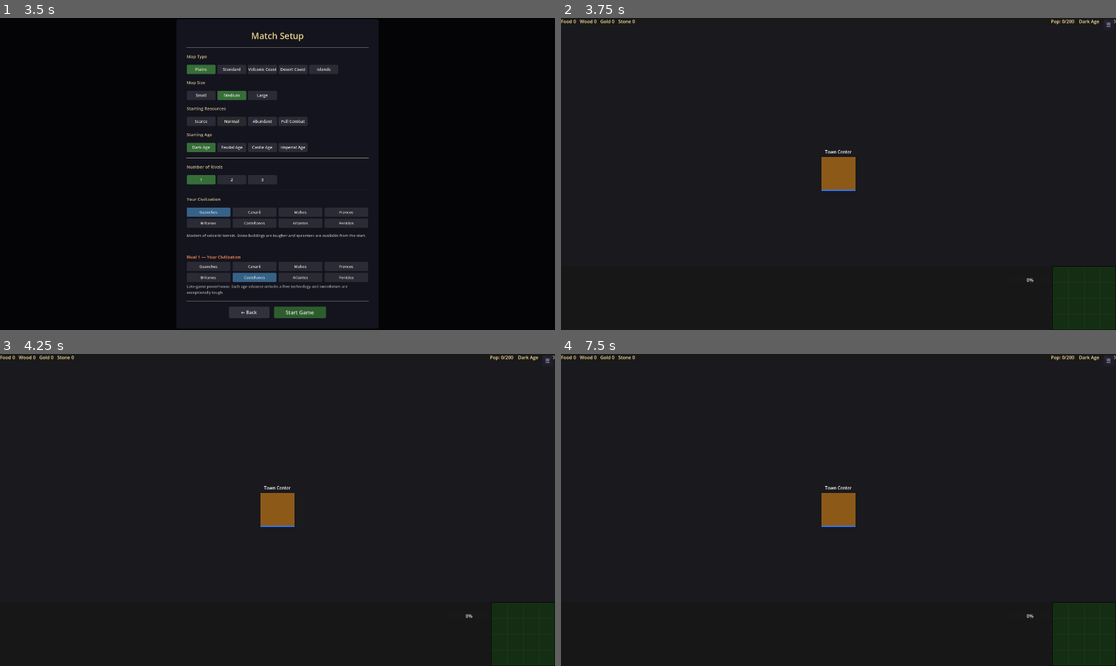
Above: before the commit, frames 1-4 (two rows, left to right).
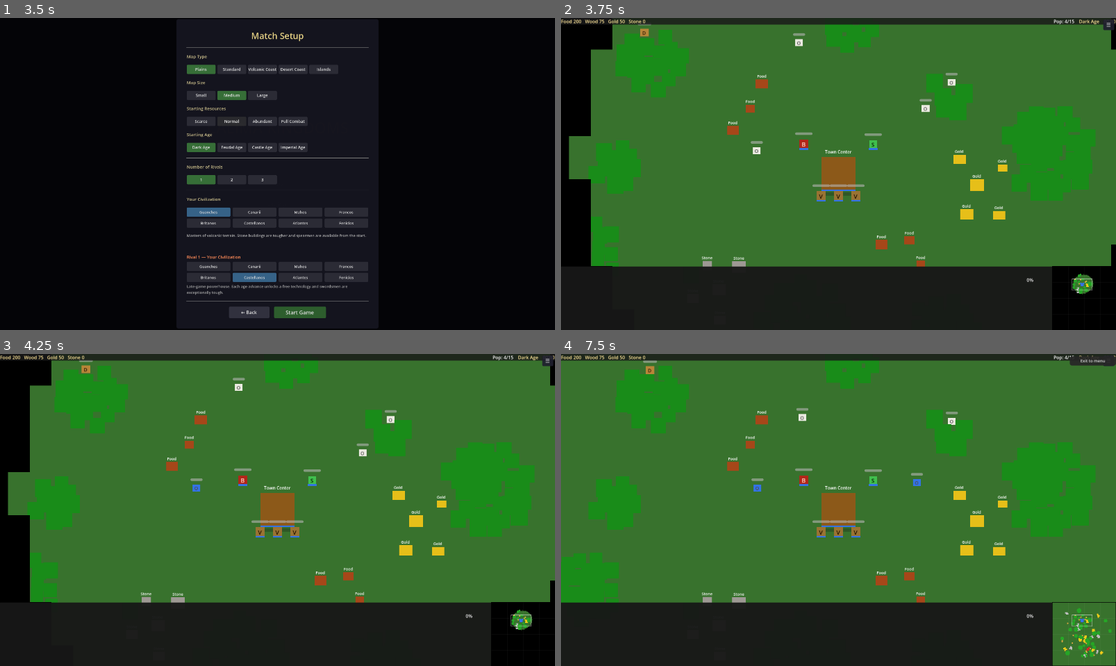
Above: after the commit, the same moments.

Repository: enrimr/rts-game-godot
Game: Godot game, scene res://scenes/game/main_menu.tscn
The game is run twice, just before and just after one commit, with the same random seed, the same clock (stepped at 60 frames per second) and the same inputs.
Inputs (mouse positions are in pixels of both pictures, inside the frame that each line leads up to):
- Up to frame 1 (3.5 s): click "Play" at 0.5 s; click "Play" at 1.25 s; click "Normal" at 2 s; click "Normal" at 2.75 s
- Up to frame 2 (3.75 s): click "Start Game" at 3.5 s
- Up to frame 3 (4.25 s): no input
- Up to frame 4 (7.5 s): click "☰" at 4.25 s; click "Resume" at 5 s; click "☰" at 5.75 s; click "Surrender" at 6.5 s; click (788, 572) at 7.25 s, where only the run after the commit has a clickable "View map"

Frame 1 is identical in both runs. In frame 2, 79% of the frame differs, in the area x 0-100%, y 0-100%; in frame 3, 79%; in frame 4, 80%.
Error before the commit: Parse Error: Cannot find member "hex_decode" in base "PackedByteArray". (res://scripts/core/save_manager.gd:492)

Commit message:
Fix fog-of-war serialization: replace hex_decode with Marshalls
PackedByteArray.hex_decode() is not available in Godot 4.3.
Use Marshalls.raw_to_base64 / base64_to_raw instead.

Co-Authored-By: Claude Sonnet 4.6 <noreply@anthropic.com>

Diff:
--- a/project/scripts/core/save_manager.gd
+++ b/project/scripts/core/save_manager.gd
@@ -214,7 +214,7 @@
 
 	var fog: FogOfWar = _find_fog(world)
 	if fog != null:
-		data["fog_cells"] = fog._cells.hex_encode()
+		data["fog_cells"] = Marshalls.raw_to_base64(fog._cells)
 
 	return data
 
@@ -489,7 +489,7 @@
 	var fog: FogOfWar = _find_fog(world)
 	if fog == null:
 		return
-	var decoded: PackedByteArray = PackedByteArray.hex_decode(str(hex))
+	var decoded: PackedByteArray = Marshalls.base64_to_raw(str(hex))
 	if decoded.size() == fog._cells.size():
 		fog._cells = decoded
 		fog._dirty_cells.fill(1)
